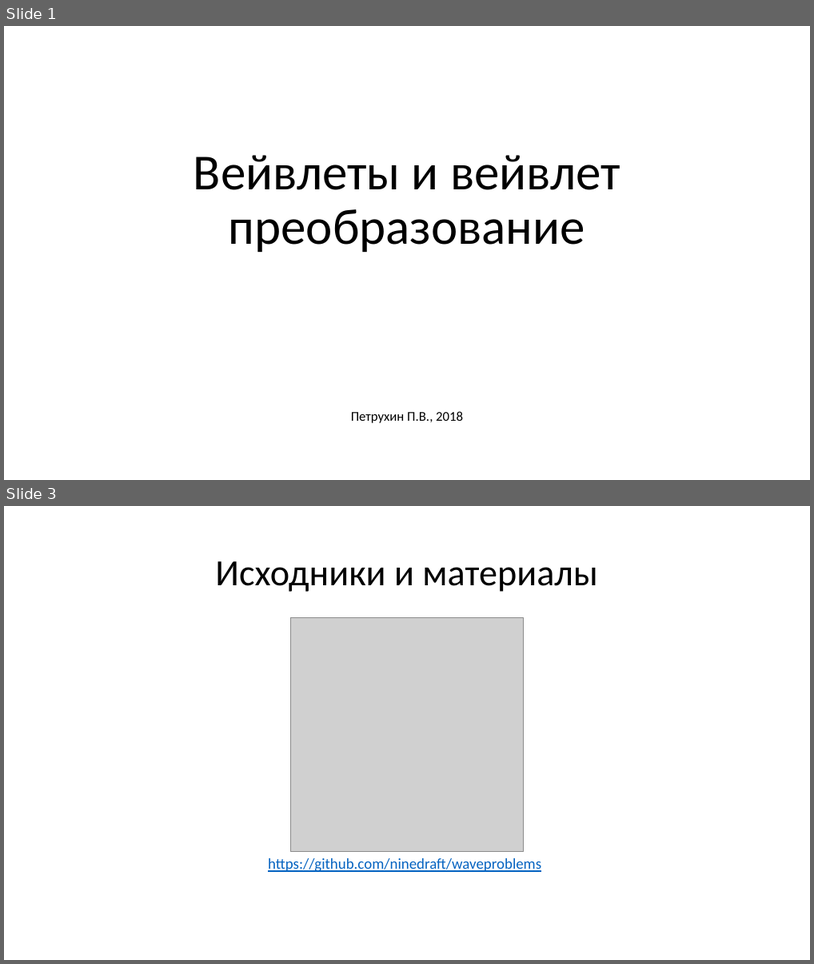
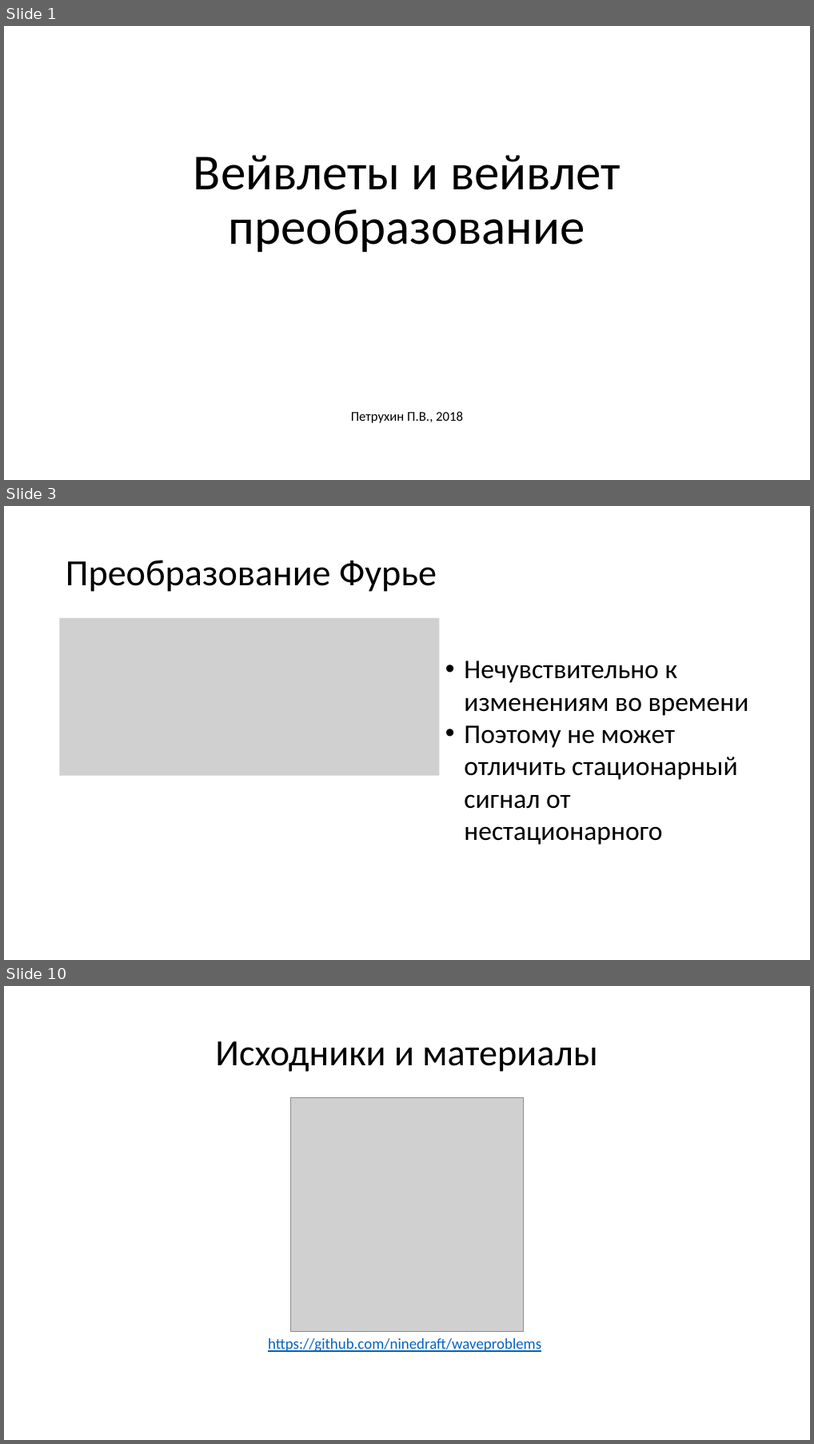
Before and after one commit to ninedraft/waveproblems, a slide deck: Доклад 02 wavelet-преобразование.pptx. Shown one above the other, each under a label of ours: slides 1 and 3 before the commit, slides 1, 3 and 10 after it; the slides between them are not shown. The pictures are 814x964 and 814x1444 pixels, drawn with LibreOffice and Linux fonts; fonts in the diff are those of the drawing; grey boxes stand for pictures. Boxes give left, top, right and bottom in pixels: in the first picture for what was removed or moved away, otherwise in the second. Text is boxed around its words. In the diff, an @@ line names an element or a change of style, - is before the commit and + after.

```diff
--- a/Доклад 02 wavelet-преобразование.pptx
+++ b/Доклад 02 wavelet-преобразование.pptx
@@ slide 3 added at [4, 506, 810, 960], background #FFFFFF @@
@@ title added at [66, 560, 437, 592], 44 pt, text #000000 @@
+Преобразование Фурье
@@ picture added at [60, 618, 439, 776] @@
@@ text added at [464, 660, 750, 844], 32 pt, text #000000 @@
+• Нечувствительно к изменениям во времени
+• Поэтому не может отличить стационарный сигнал от нестационарного
@@ what was slide 3 is now slide 10 @@
```
Also in this commit, not shown: 7 other slides added, 1 slide removed, 7 other files.
